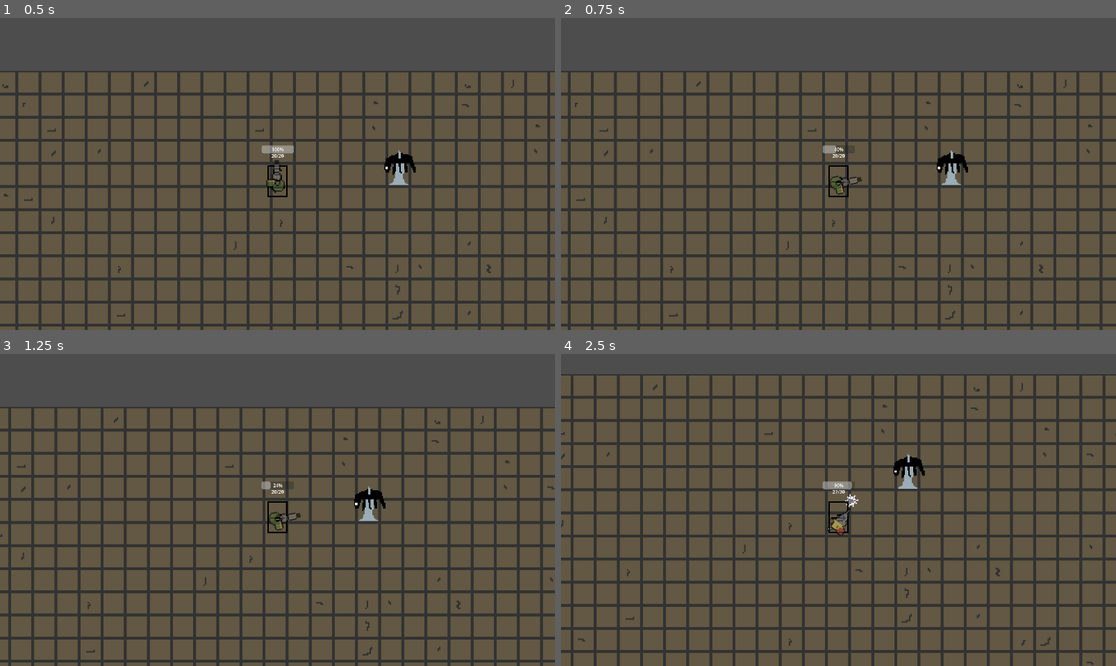
Above: before the commit, frames 1-4 (two rows, left to right).
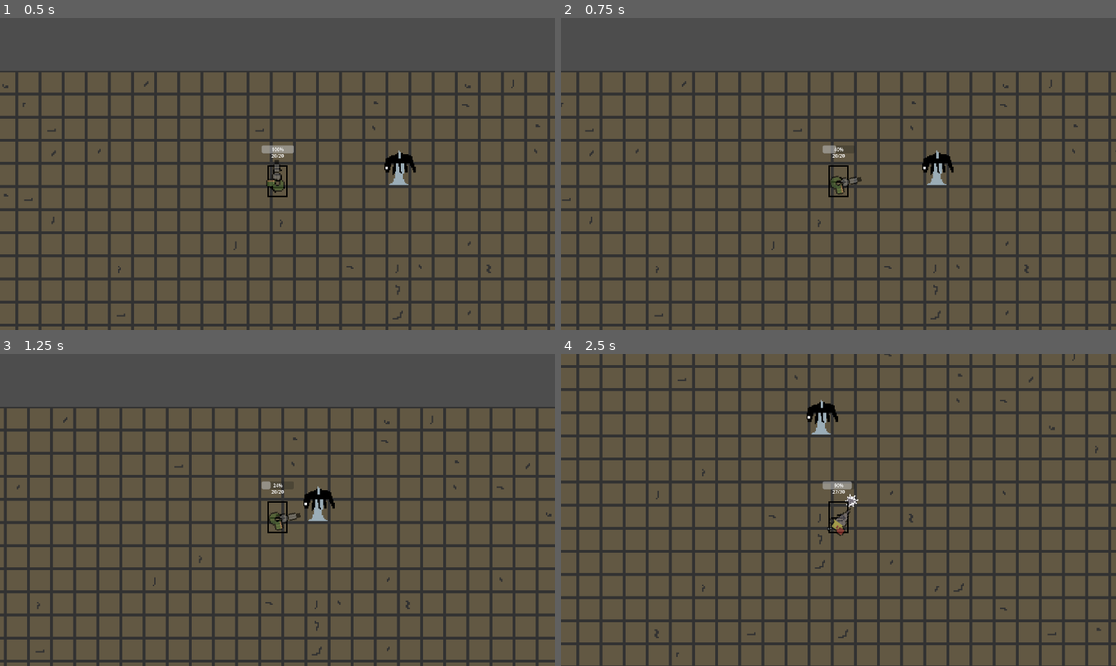
Above: after the commit, the same moments.

Repository: NikitinMaksim/Coursework_2023
Game: Godot game, scene res://Main_scene.tscn
The game is run twice, just before and just after one commit, with the same random seed, the same clock (stepped at 60 frames per second) and the same inputs.
Inputs (mouse positions are in pixels of both pictures, inside the frame that each line leads up to):
- Up to frame 1 (0.5 s): no input
- Up to frame 2 (0.75 s): tap Enter at 0.5 s; move the mouse to (960, 158) at 0.52 s; press the mouse at (960, 158) at 0.53 s; hold D (move_right) from 0.53 s (still down)
- Up to frame 3 (1.25 s): keep holding D (move_right)
- Up to frame 4 (2.5 s): move the mouse to (727, 525) at 1.27 s; release D (move_right) at 1.28 s; release the mouse at (727, 525) at 1.28 s; hold S (move_down) 1.28-2.03 s; tap E (swap_weapon) at 1.35 s; move the mouse to (894, 441) at 2.02 s; press the mouse at (894, 441) at 2.03 s; hold D (move_right) from 2.03 s (still down)

Frame 1 is identical in both runs. In frame 2, 18% of the frame differs, in the area x 0-100%, y 17-100%; in frame 3, 19%; in frame 4, 40%, in the area x 0-100%, y 0-100%.
Error in both runs: Invalid assignment of property or key 'attack' with value of type 'float' on a base object of type 'Node2D (bullet.gd)'. (res://Player/Player.gd:72)

Commit message:
Upped speed of player

Diff:
--- a/Turn up the heat/Main_scene.tscn
+++ b/Turn up the heat/Main_scene.tscn
@@ -210,7 +210,7 @@
 z_index = 1
 y_sort_enabled = true
 position = Vector2(21, 37)
-speed = 150.0
+speed = 400.0
 
 [node name="RemoteTransform2D" type="RemoteTransform2D" parent="Player"]
 remote_path = NodePath("../../Camera2D")
--- a/Turn up the heat/Player/Player.gd
+++ b/Turn up the heat/Player/Player.gd
@@ -15,8 +15,8 @@
 
 var direction : Vector2 = Vector2.ZERO
 var current_gun: int = 0
-@export var max_clip: int = 0
-@export var clip: int = 0
+var max_clip: int = 0
+var clip: int = 0
 var second_weapon_clip: int = 0
 var is_melee: bool = false
 
--- a/Turn up the heat/Player/Player.tscn
+++ b/Turn up the heat/Player/Player.tscn
@@ -221,6 +221,7 @@
 [node name="Player" type="CharacterBody2D"]
 scale = Vector2(5, 5)
 script = ExtResource("1_8kf3r")
+speed = 6000.0
 weapons = Array[Resource("res://Resources/Gun_data.gd")]([ExtResource("2_n882w"), ExtResource("3_wvggi")])
 
 [node name="CollisionShape2D" type="CollisionShape2D" parent="."]
